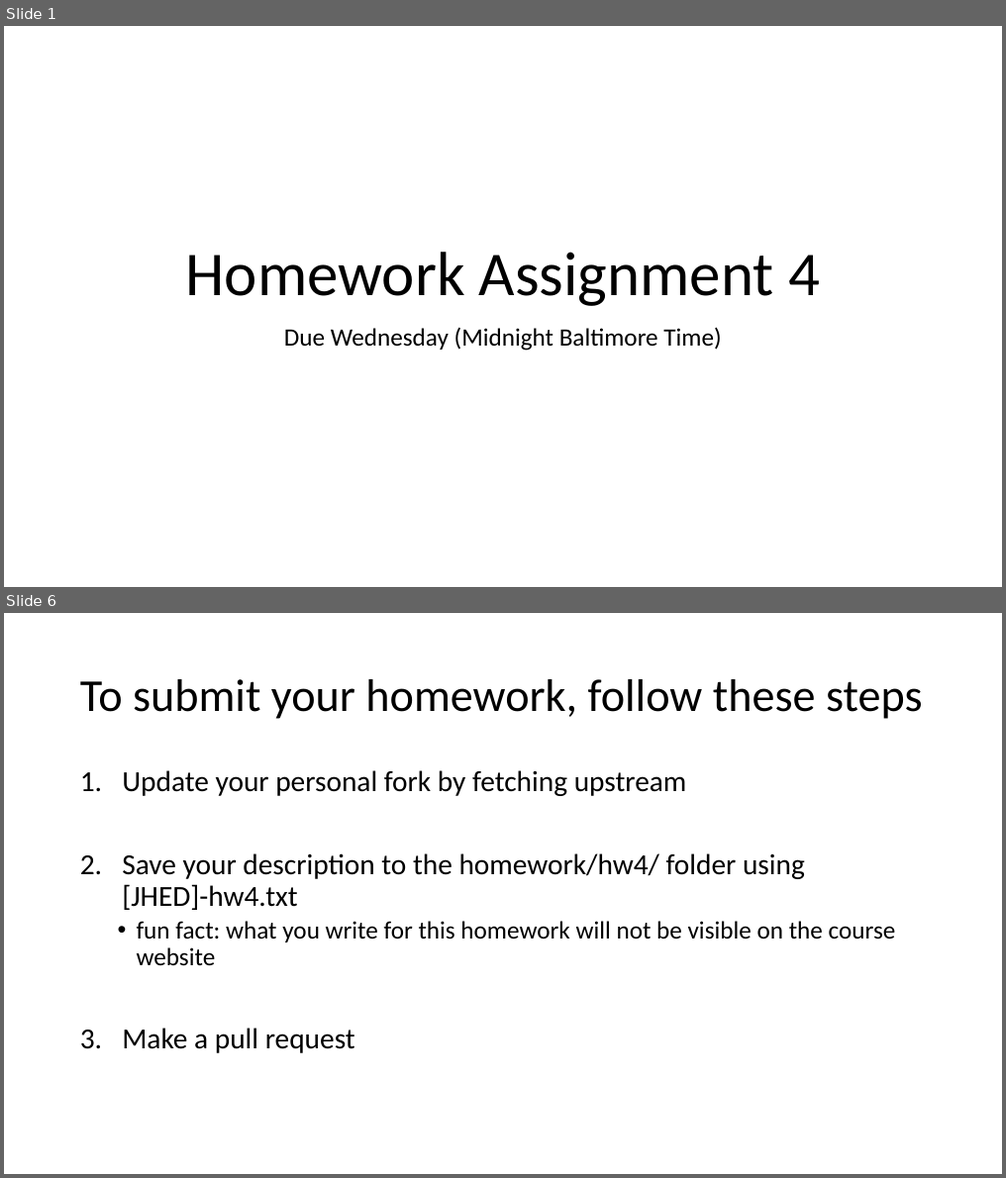
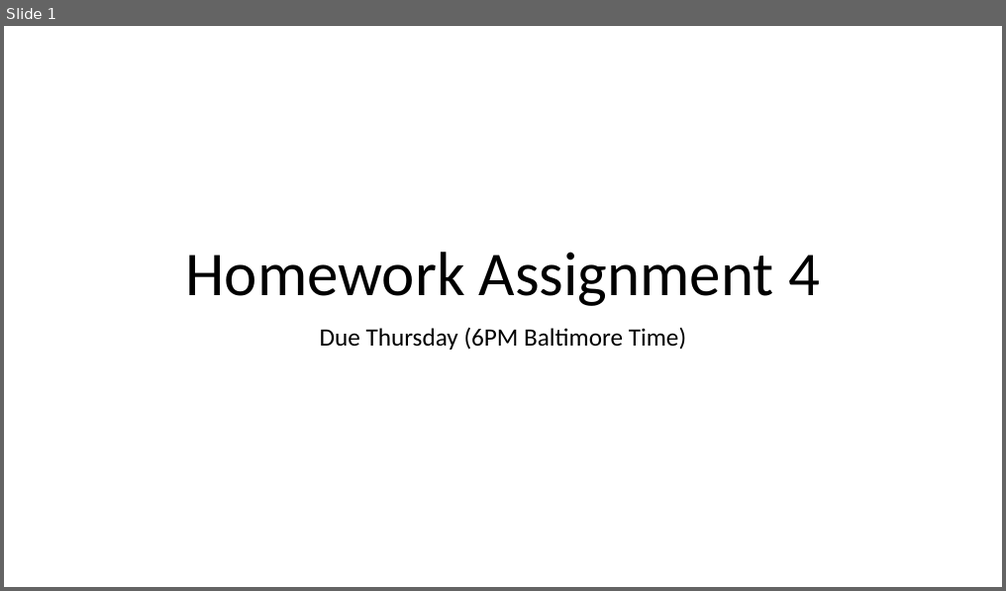
Before and after one commit to JEFworks-Lab/genomic-data-visualization-2022, a slide deck: resources/hw/genomic-data-visualization-HW_4.pptx. Shown one above the other, each under a label of ours: slides 1 and 6 before the commit, slide 1 after it; the slides between them are not shown. The pictures are 1006x1178 and 1006x591 pixels, drawn with LibreOffice and Linux fonts; fonts in the diff are those of the drawing. Boxes give left, top, right and bottom in pixels: in the first picture for what was removed or moved away, otherwise in the second. Text is boxed around its words. In the diff, an @@ line names an element or a change of style, - is before the commit and + after.

```diff
--- a/resources/hw/genomic-data-visualization-HW_4.pptx
+++ b/resources/hw/genomic-data-visualization-HW_4.pptx
@@ slide 6 removed at bbox=[4, 613, 1002, 1174], background #FFFFFF @@
@@ title removed at bbox=[80, 679, 923, 719] @@
-To submit your homework, follow these steps
@@ text removed at bbox=[122, 770, 896, 1054] @@
-1. Update your personal fork by fetching upstream
-2. Save your description to the homework/hw4/ folder using
-   [JHED]-hw4.txt
-  • fun fact: what you write for this homework will not be visible on the course website
-3. Make a pull request
@@ slide 1 changed as well @@
@@ subtitle at bbox=[320, 327, 686, 350]: text changed @@
-Due Wednesday (Midnight Baltimore Time)
+Due Thursday (6PM Baltimore Time)
```
Also in this commit, not shown: 1 other slide changed, 1 slide added, 3 other slides removed, 2 other files.
